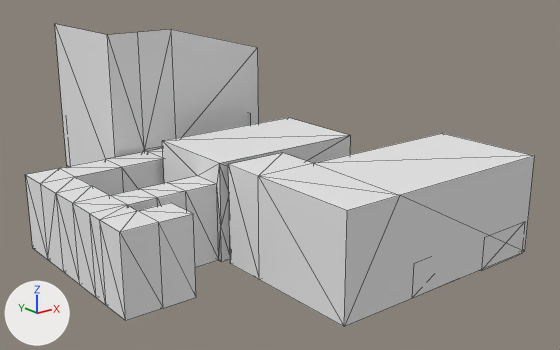
An edit to the Blender file Assets/3D/Launderette/Col.blend, drawn before and after from the same camera.
Before and after are seen from a camera (50 mm lens) standing at (-47.7, -43.8, 26.3) and looking at (-6.4, 7.8, 5.6). Arrows for +X, +Y and +Z are at lower left; the lights stay in place. Mesh edges are drawn as thin lines.

Script lines for the objects in view, before the commit:
```python
me_plane_019 = bpy.data.meshes.new('Plane.019')
me_plane_019.from_pydata(...)  # 171 vertices, 163 faces, 1 loose edge; spans x -25.3..7.4, y -12.2..20.4, z -6.5..34.6
me_plane_019.materials.append(mat_col)  # white #e7e7e7
ob_col = bpy.data.objects.new('Col', me_plane_019)
ob_col.location = (0.0, 0.0, 0.0)
ob_col.rotation_euler = (-0.849, 0.0, 0.0)  # degrees (-49, 0, 0)
_m = ob_col.modifiers.new('Triangulate', 'TRIANGULATE')
```
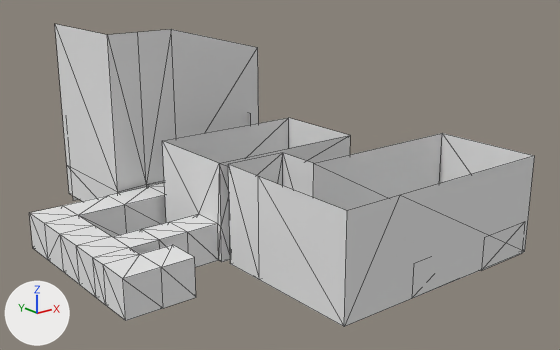
Changed parts and their boxes (x1, y1, x2, y2) in the pictures (560 x 350 px):
'Col', reshaped: before (26, 24, 535, 327); after (29, 24, 535, 327)
part 1 of me_plane_019, cut back: before (26, 29, 533, 321); after (29, 29, 259, 321)

The edits, one by one:
me_plane_019 is used by ob_col; location (0.0, 0.0, 0.0); rotation (-0.849, 0.0, 0.0), in degrees (-49, 0, 0).
me_plane_019 had 171 vertices, 163 faces, 1 loose edge and spanned x -25.3..7.4, y -12.2..20.4, z -6.5..34.6.
me_plane_019 now has 161 vertices, 145 faces, 1 loose edge and spans x -25.3..7.4, y -12.2..20.4, z -6.5..34.6.
Part 1, on me_plane_019:
10 faces are deleted.
22 vertices in x -25.3..-10.1, y -1.9..7.6, z 8.0..18.9 move by (0.0, 2.6, -2.3).
5 vertices in x -25.3..-14.2, y 1.0, z 11.3 move by (0.0, 2.6, -2.2).
3 vertices in x -25.3..-19.4, y -3.9, z 5.7 move by (0.0, 2.5, -2.3).
6 vertices are added at (0.4, 9.6, 12.4), (1.4, 3.2, 5.2), (-4.2, 9.2, 12.0), (-4.2, 10.0, 11.2), (-3.2, 2.8, 4.7), (-3.2, 3.7, 4.0).
2 new faces join them.
